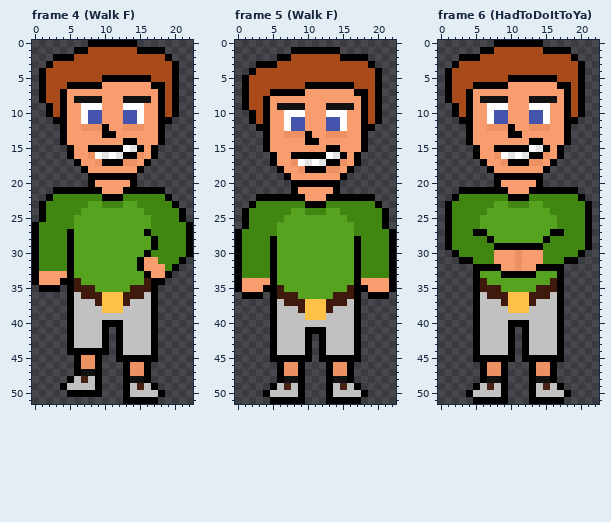
One commit to this pixel-art file: WIP/Doofus3.aseprite. This is how it looked before the edit.
23x52 pixels, 7 frames. Colours within 5 levels of each other are drawn and written as one. Shown: frame 4 (Walk F), frame 5 (Walk F), frame 6 (HadToDoItToYa). The commit also changed other frames, which this record leaves out.
New version:
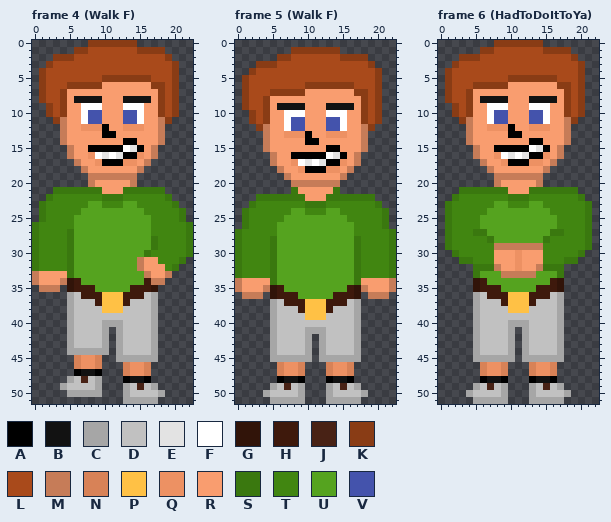
Palette (. is transparent): A #000000  B #121212  C #a6a6a6  D #c1c1c1  E #e3e3e3  F #ffffff  G #311409  H #3e190c  J #482215  K #893c15  L #a94a1b  M #c67c58  N #d88257  P #ffc145  Q #ed9163  R #f99d6f  S #3a780f  T #418611  U #55a31f  V #4453ac
Difference:
Changed rows in their new state; - is an unchanged pixel.
Frame 4 (Walk F):
first column x 0:
 0 --------KKKKKKK--------
 1 ------KK-------KKKK----
 2 ---KKK-------------K---
 3 --K-----------------K--
 4 -K------------------K--
 5 -K--------KKKKKKK---K--
 6 -K---KKKKK-------KK-K--
 7 -K--K-------------K-K--
 8 -K--K-------------K-K--
 9 --K-K-------------K-K--
10 --K-K-------------K-K--
11 ---KM-------------MK---
12 ----M-------------M----
13 ----M-------------M----
14 ----M-------------M----
15 -----M-----------M-----
16 -----M-----------M-----
17 ------M---------M------
18 -------M-------M-------
19 --------MMMMMMM--------
20 --------M-----M--------
21 ---SSSSSSS---SSSSSS----
22 --S-------SSS------S---
23 -S------------------S--
24 -S-------------------S-
25 -S-------------------S-
26 S---------------------S
27 S----S----------U-----S
28 S----S-----------S----S
29 S----S-----------S----S
30 S----S----------S-----S
31 S----S---------M-----S-
32 S----S---------M----S--
33 M----S----------M--M---
34 M---MG-----------MM----
35 -MMM-G-----------G-----
36 -----C-----------C-----
37 -----C-----------C-----
38 -----C-----------C-----
39 -----C-----------C-----
40 -----C----CCC----C-----
41 -----C----C-C----C-----
42 -----C----C-C----C-----
43 -----C----C-C----C-----
44 -----CCCCCC-C----C-----
45 ------N--N--CCCCCC-----
46 ------N--N---N--N------
47 -------------N--N------
48 -----C---C-------------
49 ----C----C---C---C-----
50 -----CCCCC---C----C----
51 -------------CCCCC-----
Frame 5 (Walk F):
first column x 0:
 1 --------KKKKKKK--------
 2 ------KK-------KKKK----
 3 ---KKK-------------K---
 4 --K-----------------K--
 5 -K------------------K--
 6 -K--------KKKKKKK---K--
 7 -K---KKKKK-------KK-K--
 8 -K--K-------------K-K--
 9 -K--K-------------K-K--
10 --K-K-------------K-K--
11 --K-K-------------K-K--
12 ---KM-------------MK---
13 ----M-------------M----
14 ----M-------------M----
15 ----M-------------M----
16 -----M-----------M-----
17 -----M-----------M-----
18 ------M---------M------
19 -------M-------M-------
20 --------MMMMMMM--------
21 --------S-----S--------
22 ---SSSSSSS---SSSSSSS---
23 --S-------SSS-------S--
24 -S-------------------S-
25 -S-------------------S-
26 -S-------------------S-
27 S---------------------S
28 S----S-----------S----S
29 S----S-----------S----S
30 S----S-----------S----S
31 S----S-----------S----S
32 S----S-----------S----S
33 S----S-----------S----S
34 M----S-----------S----M
35 M---MG-----------GM---M
36 -MMM-G-----------G-MMM-
37 -----C-----------C-----
38 -----C-----------C-----
39 -----C-----------C-----
40 -----C-----------C-----
41 -----C----CCC----C-----
42 -----C----C-C----C-----
43 -----C----C-C----C-----
44 -----C----C-C----C-----
45 -----CCCCCC-CCCCCC-----
46 ------N--N---N--N------
47 ------N--N---N--N------
49 -----C---C---C---C-----
50 ----C----C---C----C----
51 -----CCCCC---CCCCC-----
Frame 6 (HadToDoItToYa):
first column x 1:
 0 -------KKKKKKK-------
 1 -----KK-------KKKK---
 2 --KKK-------------K--
 3 -K-----------------K-
 4 K------------------K-
 5 K--------KKKKKKK---K-
 6 K---KKKKK-------KK-K-
 7 K--K-------------K-K-
 8 K--K-------------K-K-
 9 -K-K-------------K-K-
10 -K-K-------------K-K-
11 --KM-------------MK--
12 ---M-------------M---
13 ---M-------------M---
14 ---M-------------M---
15 ----M-----------M----
16 ----M-----------M----
17 -----M---------M-----
18 ------M-------M------
19 -------MMMMMMM-------
20 -------M-----M-------
21 --SSSSSSS---SSSSSSS--
22 -S-------SSS-------S-
23 S-------------------S
24 S-------------------S
25 S-------------------S
26 S-------------------S
27 S---SS---------SS---S
28 S-----S-------S-----S
29 S------MMMMMMM------S
30 -S-----------------S-
31 --SS-------------SS--
32 ----SSSM-----MSSS----
33 ----S---MMMMM---S----
34 ----G-----------G----
35 ----G-----------G----
36 ----C-----------C----
37 ----C-----------C----
38 ----C-----------C----
39 ----C-----------C----
40 ----C----CCC----C----
41 ----C----C-C----C----
42 ----C----C-C----C----
43 ----C----C-C----C----
44 ----C----C-C----C----
45 ----CCCCCC-CCCCCC----
46 -----N--N---N--N-----
47 -----N--N---N--N-----
49 ----C---C---C---C----
50 ---C----C---C----C---
51 ----CCCCC---CCCCC----
